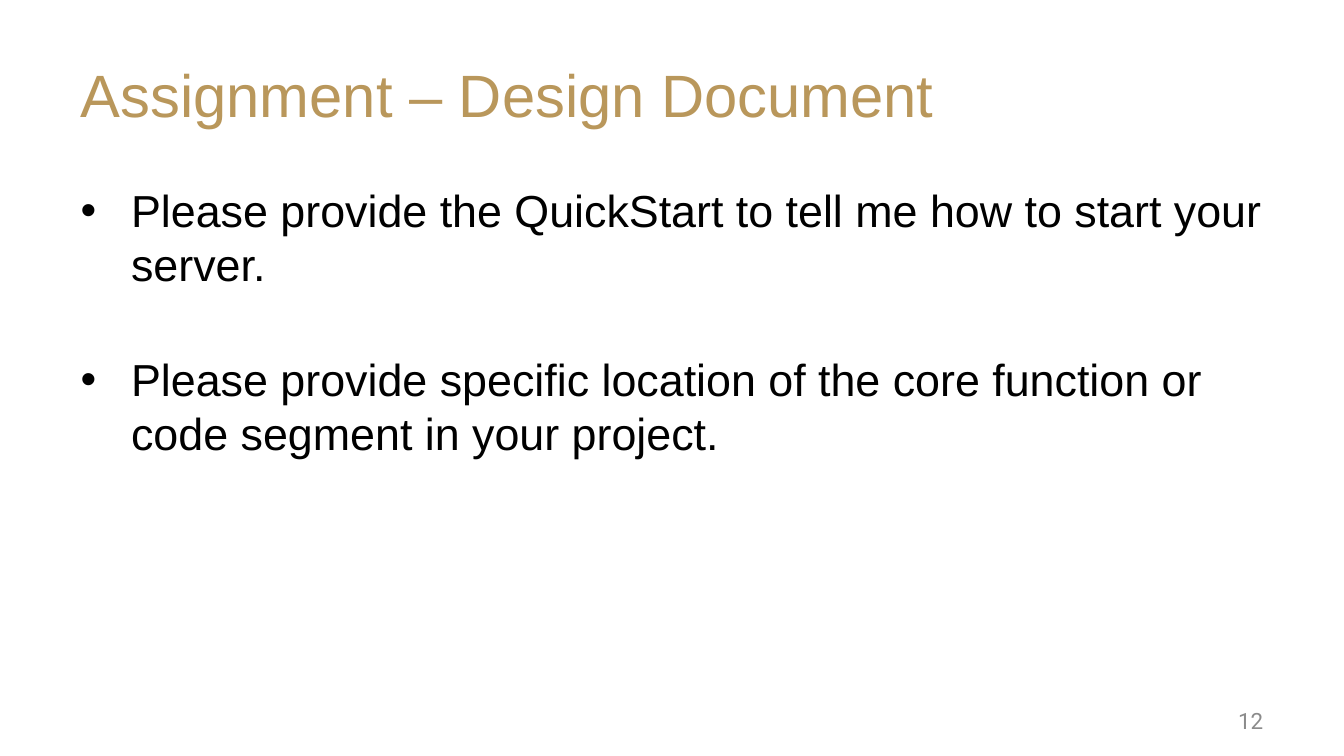
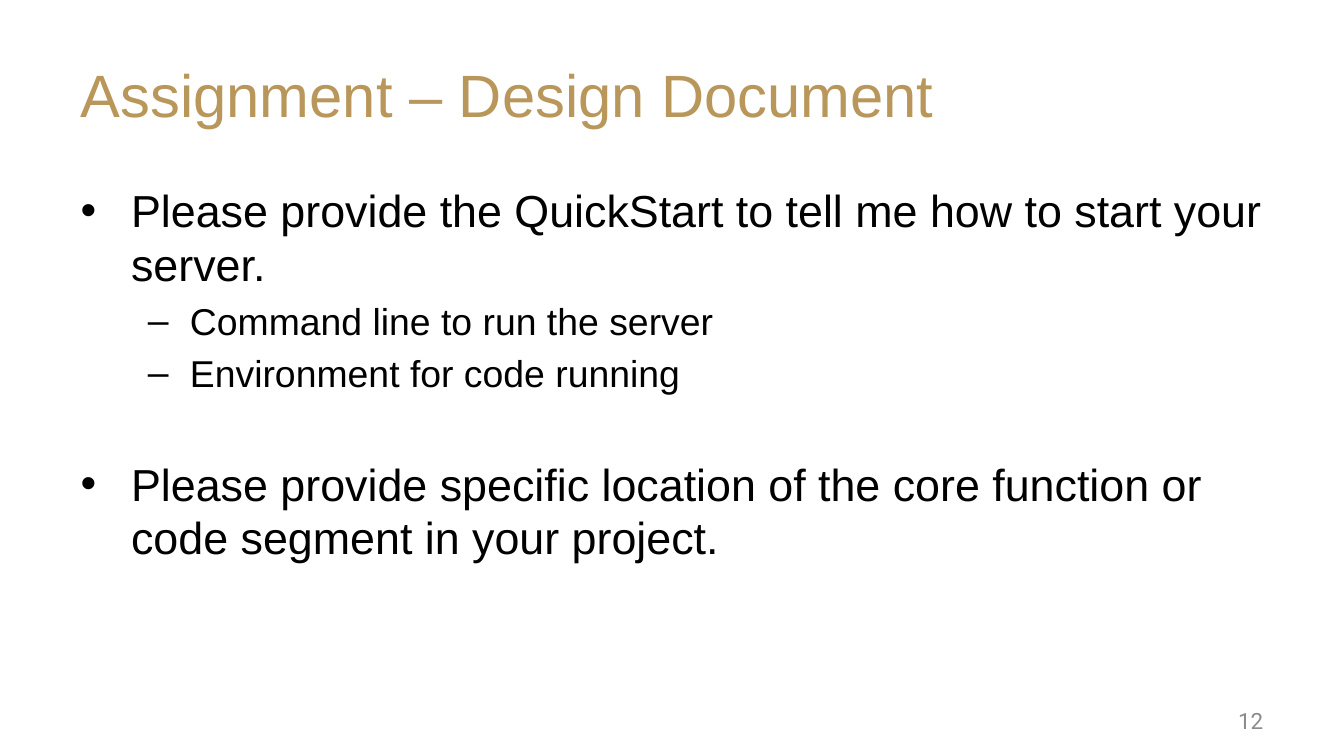
Before and after one commit to YiyangLu/Httptest, a slide deck: slide 12 of NeoProject1.pptx. Drawn at 1344x756 pixels with LibreOffice and Linux fonts; fonts in the diff are those of the drawing; background and template pictures are left out. Boxes give left, top, right and bottom in pixels: in the first picture for what was removed or moved away, otherwise in the second. Text is boxed around its words. In the diff, an @@ line names an element or a change of style, - is before the commit and + after.

```diff
--- a/NeoProject1.pptx
+++ b/NeoProject1.pptx
@@ text at (190,308,713,395): paragraphs added @@
+  – Command line to run the server
+  – Environment for code running
```
Also in this commit, not shown: 3 other slides changed, 1 other file.
